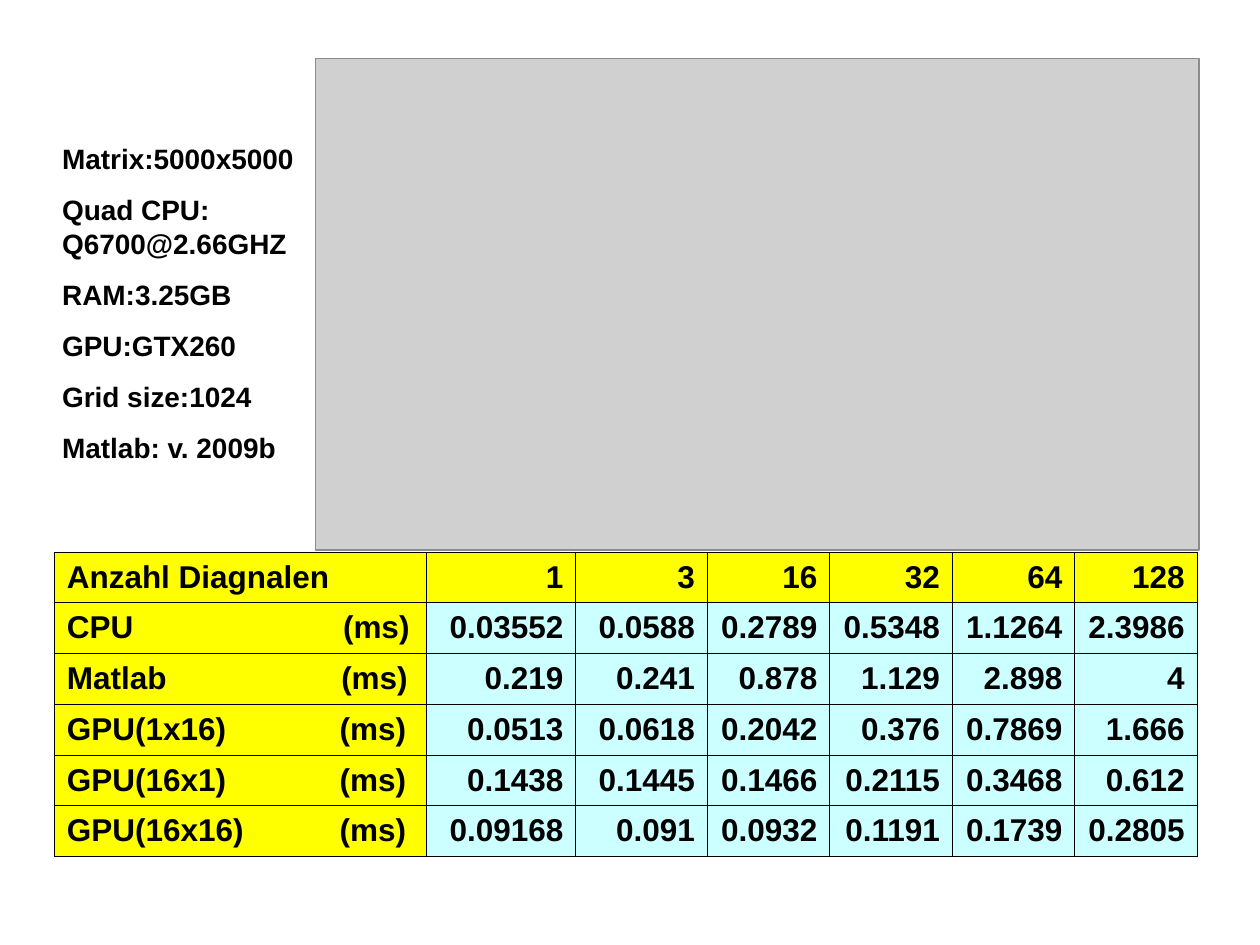
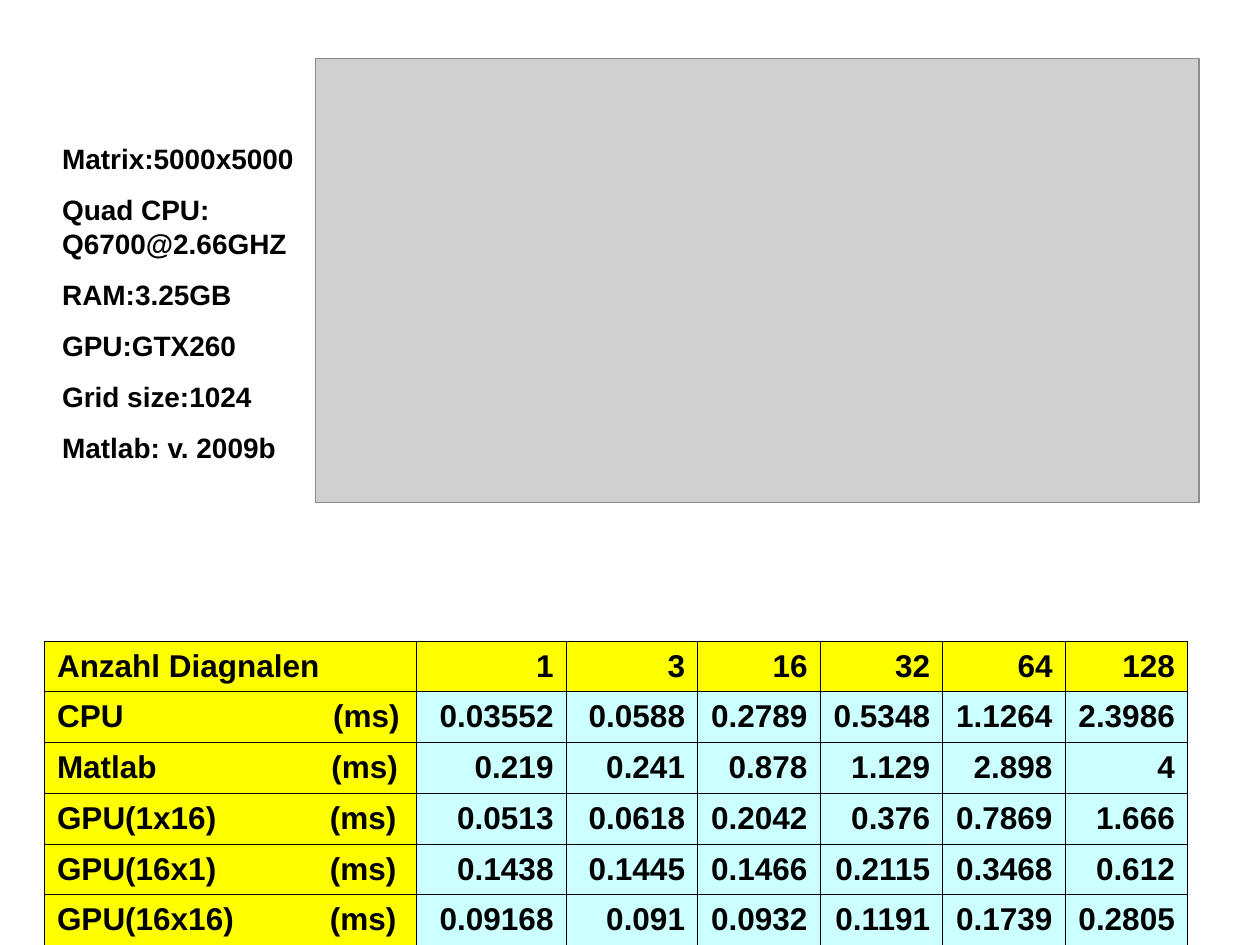
Before and after one commit to unconditional/projektarbeitcuda, a slide deck: slide 12 of Vortrag/tmp.ppt. Drawn at 1260x945 pixels with LibreOffice and Linux fonts; fonts in the diff are those of the drawing; grey boxes stand for pictures. Boxes give left, top, right and bottom in pixels: in the first picture for what was removed or moved away, otherwise in the second. Text is boxed around its words. In the diff, an @@ line names an element or a change of style, - is before the commit and + after.

```diff
--- a/Vortrag/tmp.ppt
+++ b/Vortrag/tmp.ppt
@@ picture: place and size @@
-picture at box(316, 59, 1200, 551)
+picture at box(316, 59, 1200, 503)
@@ table: place and size @@
-table at box(54, 552, 1196, 856)
+table at box(44, 641, 1186, 945)
```
Also in this commit, not shown: 1 other slide changed.
